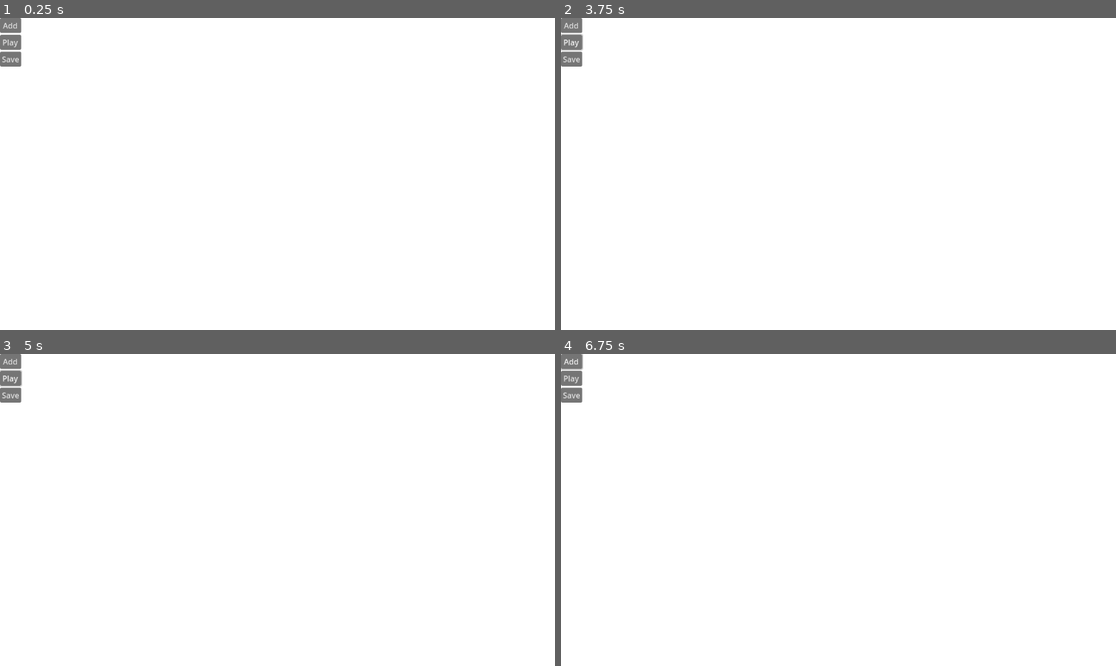
Above: before the commit, frames 1-4 (two rows, left to right).
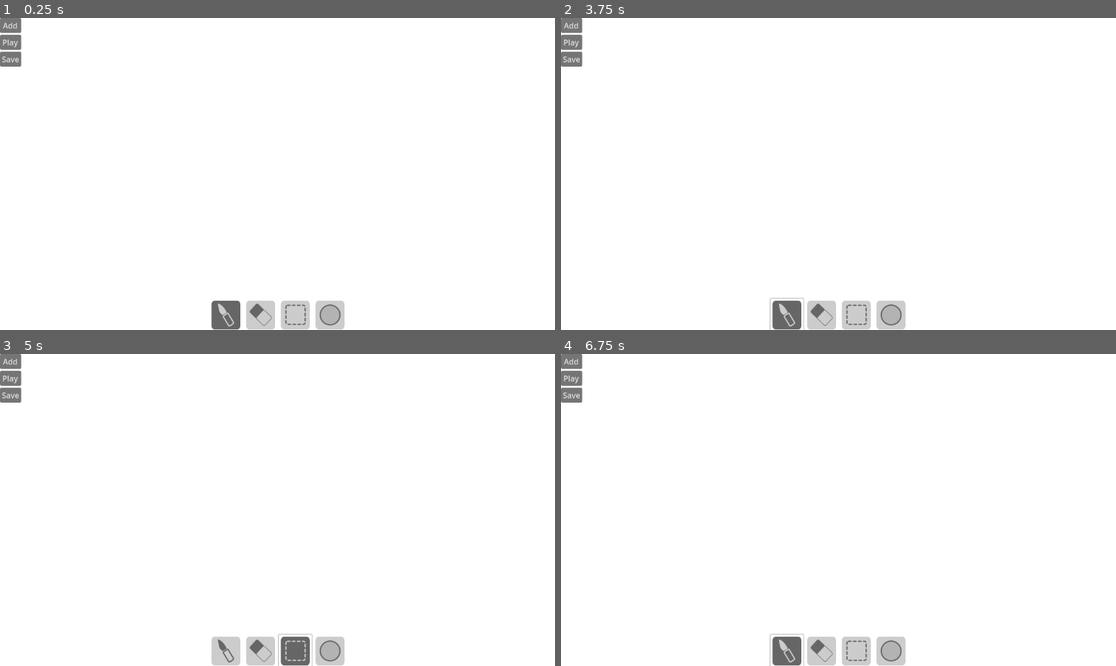
Above: after the commit, the same moments.

Repository: CadeL4D/AnimationMaker
Game: Godot game, scene res://Scenes/drawing_space.tscn
Two runs of this game, one before a commit and one after it. Both use one fixed random seed, a clock stepped at 60 frames per second and the inputs below.
Inputs (mouse positions are in pixels of both pictures, inside the frame that each line leads up to):
- Up to frame 1 (0.25 s): no input
- Up to frame 2 (3.75 s): click "Add" at 0.5 s; click "Save" at 1.25 s; click "Play" at 2 s; click "Play" at 2.75 s; click (788, 314) at 3.52 s
- Up to frame 3 (5 s): click (294, 650) at 4.27 s
- Up to frame 4 (6.75 s): click (888, 650) at 5.02 s; click "Add" at 5.75 s; click (788, 650) at 6.52 s

The runs differ from the first frame. In frame 1, 1.9% of the frame differs, in the area x 38-63%, y 90-100%; in frame 2, 2.0%, in the area x 0-63%, y 5-100%; in frame 3, 2.0%; in frame 4, 2.0%.

Commit message:
Elegant Change

Diff:
--- a/Assets/tools_buttonbar.tres
+++ b/Assets/tools_buttonbar.tres
@@ -1,4 +1,3 @@
 [gd_resource type="ButtonGroup" format=3 uid="uid://dyaxp2gdqk62i"]
 
 [resource]
-allow_unpress = true
--- a/Scenes/drawing_space.tscn
+++ b/Scenes/drawing_space.tscn
@@ -1,7 +1,8 @@
-[gd_scene load_steps=3 format=3 uid="uid://de4hhdvueek6h"]
+[gd_scene load_steps=4 format=3 uid="uid://de4hhdvueek6h"]
 
 [ext_resource type="Script" uid="uid://ckb8be0utagan" path="res://Scripts/drawing_space.gd" id="1_7ipe5"]
 [ext_resource type="PackedScene" path="res://Scenes/export_buttons.tscn" id="2_2yglc"]
+[ext_resource type="PackedScene" uid="uid://c04m85uipksw7" path="res://Scenes/tool_selection.tscn" id="3_w032l"]
 
 [node name="Drawing Space" type="Control"]
 layout_mode = 3
@@ -12,3 +13,6 @@
 
 [node name="Export Buttons" parent="." instance=ExtResource("2_2yglc")]
 layout_mode = 1
+
+[node name="Control" parent="." instance=ExtResource("3_w032l")]
+layout_mode = 1
--- a/Scenes/tool_selection.tscn
+++ b/Scenes/tool_selection.tscn
@@ -29,6 +29,7 @@
 layout_mode = 2
 theme_override_icons/radio_checked = ExtResource("2_mpq5w")
 theme_override_icons/radio_unchecked = ExtResource("3_ygjbv")
+button_pressed = true
 button_group = ExtResource("2_jons3")
 
 [node name="eraser" type="CheckBox" parent="."]
--- a/Scripts/drawing_space.gd
+++ b/Scripts/drawing_space.gd
@@ -8,19 +8,11 @@
 var line
 
 func _ready() -> void:
-	lineList[UUID] = [Line2D.new()]
-	lineList[UUID][0].default_color = Color("black")
-	lineList[UUID][0].antialiased = true
-	lineList[UUID][0].begin_cap_mode = 2
-	lineList[UUID][0].joint_mode = 2
-	lineList[UUID][0].width = 10
-	lineList[UUID][0].end_cap_mode = 2
-	lineList[UUID][0].round_precision = 10
-	self.add_child(lineList[UUID][0])
+	addingNewLine()
 
 func _process(delta: float) -> void:
 	if Input.is_action_just_released("click"):
-		addingNewLine()
+		addingNewLine(1)
 
 func _input(event: InputEvent) -> void:
 	if not Input.is_action_pressed("click"):
@@ -30,13 +22,11 @@
 
 func _draw() -> void:
 	if(event_pos != null) and Input.is_action_pressed("click"):
-		print(lineList[UUID])
 		lineList[UUID][0].add_point(event_pos)
-		#print(line)
-		#line.add_point(event_pos)
 
-func addingNewLine():
-		UUID += 1
+
+func addingNewLine(flip = 0):
+		UUID += flip
 		lineList[UUID] = [Line2D.new()]
 		lineList[UUID][0].default_color = Color("black")
 		lineList[UUID][0].antialiased = true
--- a/export_buttons.gd
+++ b/export_buttons.gd
@@ -12,6 +12,7 @@
 func add_button_clicked():
 	var count = num_files_in("user://")
 	print(count)
+	count = ("0"+str(count)) if len(str(count)) == 1 else count
 	get_viewport().get_texture().get_image().save_png("user://image"+str(count)+".png")
 
 func play_button_clicked():
@@ -52,6 +53,7 @@
 	var images = []
 	var dir = DirAccess.open(path)
 	if dir:
+		print(dir.get_files())
 		for i in dir.get_files():
 			var image = Image.load_from_file(path+str(i))
 			images.append(image)
